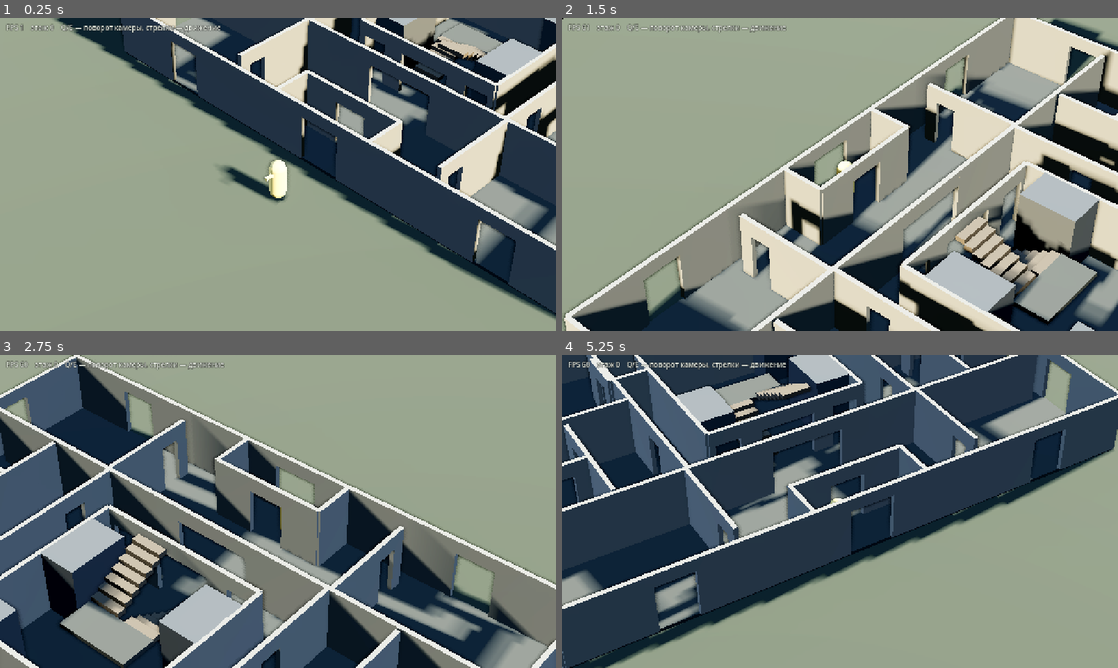
Above: before the commit, frames 1-4 (two rows, left to right).
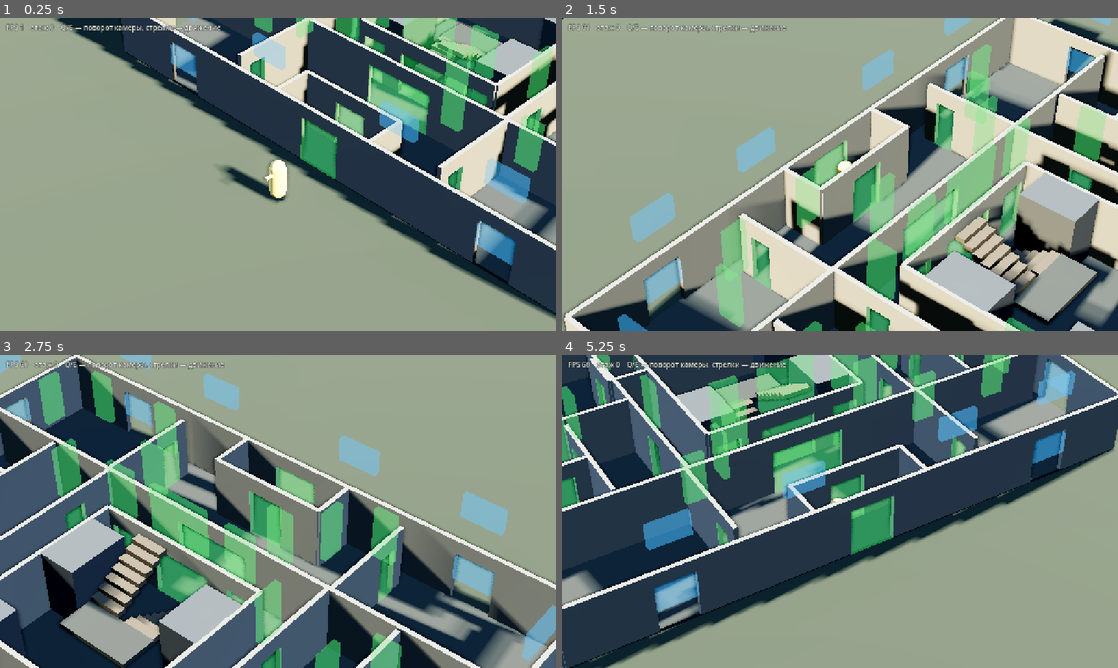
Above: after the commit, the same moments.

Repository: SashkoSoft/Godot_skilled
Game: Godot game, scene res://main.tscn
Two runs of this game, one before a commit and one after it. Both use one fixed random seed, a clock stepped at 60 frames per second and the inputs below.
Inputs:
- Up to frame 1 (0.25 s): no input
- Up to frame 2 (1.5 s): hold Right (ui_right) 0.53-1.28 s; hold Q 0.53-1.28 s; hold Down (ui_down) from 1.28 s (still down); tap E at 1.35 s
- Up to frame 3 (2.75 s): release Down (ui_down) at 2.03 s; hold Right (ui_right) from 2.03 s (still down); hold Q from 2.03 s (still down)
- Up to frame 4 (5.25 s): release Right (ui_right) at 2.78 s; release Q at 2.78 s; hold Up (ui_up) 2.78-3.53 s; tap E at 2.85, 4.35 s; hold Q 3.53-4.28 s; hold Left (ui_left) 3.53-5.03 s; hold Down (ui_down) from 5.03 s (still down); hold Q from 5.03 s (still down)

The runs differ from the first frame. In frame 1, 10% of the frame differs, in the area x 30-100%, y 0-80%; in frame 2, 15%; in frame 3, 17%, in the area x 0-100%, y 0-100%; in frame 4, 14%.

Commit message:
Цветные метки проёмов: двери зелёные, окна голубые
Проём теперь описывается тройкой (смещение, ширина, тип), а не парой —
стена знает, дверь это или окно, и ставит метку соответствующего цвета.
Раньше тип нигде не хранился, отличить их можно было только по ширине.

Метки без коллизии, не участвуют в гашении стен, выключаются флагом
--no-marks. Дверь показана вертикальной плашкой во всю высоту проёма,
окно — полосой на уровне подоконника.

Co-Authored-By: Claude Opus 5 (1M context) <noreply@anthropic.com>
Claude-Session: https://claude.ai/code/session_01FPrhjLxAG2mJUWcS5VWYtY

Diff:
--- a/game/building.gd
+++ b/game/building.gd
@@ -24,6 +24,21 @@
 const DOOR_W := 1.0            ## входная дверь квартиры
 const ROOM_DOOR := 0.9
 const WIN_W := 1.7
+
+## Тип проёма — третьей компонентой в описании: помечаем их цветом,
+## чтобы планировку можно было проверять глазами, не считая координаты.
+const KIND_DOOR := 0.0
+const KIND_WINDOW := 1.0
+
+var marks_visible := true      ## показывать цветные метки проёмов
+
+
+static func _door(offset: float, width: float = ROOM_DOOR) -> Vector3:
+	return Vector3(offset, width, KIND_DOOR)
+
+
+static func _win(offset: float, width: float = WIN_W) -> Vector3:
+	return Vector3(offset, width, KIND_WINDOW)
 
 var fadeable: Array[MeshInstance3D] = []
 var by_floor: Dictionary = {}
@@ -121,100 +136,100 @@
 
 func _outer_walls(f: int, y: float, is_ground: bool = false) -> void:
 	_wall_run(f, Vector3(0, y, -HALF_D), Vector3(1, 0, 0), HALF_W * 2.0,
-			[Vector2(-9.0, WIN_W), Vector2(-4.0, WIN_W), Vector2(3.0, WIN_W), Vector2(8.5, WIN_W)])
-	var south: Array[Vector2] = [Vector2(-8.5, WIN_W), Vector2(9.0, WIN_W)]
+			[_win(-9.0), _win(-4.0), _win(3.0), _win(8.5)])
+	var south: Array[Vector3] = [_win(-8.5), _win(9.0)]
 	if is_ground:
-		south.append(Vector2(0.0, 2.0))          # входная дверь в тамбур
+		south.append(_door(0.0, 2.0))            # входная дверь в тамбур
 	else:
-		south.append(Vector2(-3.0, WIN_W))
-		south.append(Vector2(4.0, WIN_W))
+		south.append(_win(-3.0))
+		south.append(_win(4.0))
 	_wall_run(f, Vector3(0, y, HALF_D), Vector3(1, 0, 0), HALF_W * 2.0, south)
 	_wall_run(f, Vector3(-HALF_W, y, 0), Vector3(0, 0, 1), HALF_D * 2.0,
-			[Vector2(-6.5, WIN_W), Vector2(-2.5, WIN_W), Vector2(2.5, WIN_W), Vector2(6.5, WIN_W)])
+			[_win(-6.5), _win(-2.5), _win(2.5), _win(6.5)])
 	_wall_run(f, Vector3(HALF_W, y, 0), Vector3(0, 0, 1), HALF_D * 2.0,
-			[Vector2(-6.5, WIN_W), Vector2(-2.5, WIN_W), Vector2(2.5, WIN_W), Vector2(6.5, WIN_W)])
+			[_win(-6.5), _win(-2.5), _win(2.5), _win(6.5)])
 
 
 ## Стены кольцевого коридора: в них восемь входных дверей квартир.
 func _corridor_walls(f: int, y: float, is_ground: bool = false) -> void:
 	_wall_run(f, Vector3(0, y, -CORR_Z), Vector3(1, 0, 0), CORR_X * 2.0,
-			[Vector2(-2.9, DOOR_W), Vector2(3.3, DOOR_W)], true)
+			[_door(-2.9, DOOR_W), _door(3.3, DOOR_W)], true)
 	if is_ground:
 		# на первом этаже южная сторона коридора открыта в вестибюль
 		_wall_run(f, Vector3(0, y, CORR_Z), Vector3(1, 0, 0), CORR_X * 2.0,
-				[Vector2(0.0, 3.4)], true)
+				[_door(0.0, 3.4)], true)
 	else:
 		_wall_run(f, Vector3(0, y, CORR_Z), Vector3(1, 0, 0), CORR_X * 2.0,
-				[Vector2(2.9, DOOR_W), Vector2(-3.3, DOOR_W)], true)
+				[_door(2.9, DOOR_W), _door(-3.3, DOOR_W)], true)
 	_wall_run(f, Vector3(-CORR_X, y, 0), Vector3(0, 0, 1), CORR_Z * 2.0,
-			[Vector2(-3.3, DOOR_W), Vector2(2.1, DOOR_W)], true)
+			[_door(-3.3, DOOR_W), _door(2.1, DOOR_W)], true)
 	_wall_run(f, Vector3(CORR_X, y, 0), Vector3(0, 0, 1), CORR_Z * 2.0,
-			[Vector2(-2.1, DOOR_W), Vector2(3.3, DOOR_W)], true)
+			[_door(-2.1, DOOR_W), _door(3.3, DOOR_W)], true)
 
 
 ## Стены ядра. По чертежу серии лестница стоит между двумя лифтами,
 ## поэтому с южной стороны три проёма: к лестнице по центру и к обеим шахтам.
 func _core_walls(f: int, y: float) -> void:
-	_wall_run(f, Vector3(0, y, -CORE_Z), Vector3(1, 0, 0), CORE_X * 2.0, [] as Array[Vector2], true)
-	_wall_run(f, Vector3(-CORE_X, y, 0), Vector3(0, 0, 1), CORE_Z * 2.0, [] as Array[Vector2], true)
-	_wall_run(f, Vector3(CORE_X, y, 0), Vector3(0, 0, 1), CORE_Z * 2.0, [] as Array[Vector2], true)
+	_wall_run(f, Vector3(0, y, -CORE_Z), Vector3(1, 0, 0), CORE_X * 2.0, [] as Array[Vector3], true)
+	_wall_run(f, Vector3(-CORE_X, y, 0), Vector3(0, 0, 1), CORE_Z * 2.0, [] as Array[Vector3], true)
+	_wall_run(f, Vector3(CORE_X, y, 0), Vector3(0, 0, 1), CORE_Z * 2.0, [] as Array[Vector3], true)
 	_wall_run(f, Vector3(0, y, CORE_Z), Vector3(1, 0, 0), CORE_X * 2.0,
-			[Vector2(-2.9, 1.2), Vector2(0.0, 2.6), Vector2(2.9, 1.2)], true)
+			[_door(-2.9, 1.2), _door(0.0, 2.6), _door(2.9, 1.2)], true)
 
 
 ## Внутренние перегородки квартир.
 func _flats(f: int, y: float, is_ground: bool) -> void:
 	# --- северная пара: 3К слева, 2К справа ---
-	_wall_run(f, Vector3(1.5, y, -7.85), Vector3(0, 0, 1), 5.3, [] as Array[Vector2], true)
-	_wall_run(f, Vector3(-9.6, y, -7.6), Vector3(0, 0, 1), 5.6, [Vector2(1.4, ROOM_DOOR)], true)
+	_wall_run(f, Vector3(1.5, y, -7.85), Vector3(0, 0, 1), 5.3, [] as Array[Vector3], true)
+	_wall_run(f, Vector3(-9.6, y, -7.6), Vector3(0, 0, 1), 5.6, [_door(1.4)], true)
 	_wall_run(f, Vector3(-6.4, y, -7.6), Vector3(1, 0, 0), 6.2,
-			[Vector2(-1.6, ROOM_DOOR), Vector2(2.0, ROOM_DOOR)], true)
-	_wall_run(f, Vector3(-3.3, y, -6.9), Vector3(0, 0, 1), 2.4, [] as Array[Vector2], true)
-	_wall_run(f, Vector3(4.6, y, -7.9), Vector3(0, 0, 1), 5.0, [Vector2(1.2, ROOM_DOOR)], true)
-	_wall_run(f, Vector3(8.2, y, -7.7), Vector3(1, 0, 0), 7.2, [Vector2(-2.0, ROOM_DOOR)], true)
+			[_door(-1.6), _door(2.0)], true)
+	_wall_run(f, Vector3(-3.3, y, -6.9), Vector3(0, 0, 1), 2.4, [] as Array[Vector3], true)
+	_wall_run(f, Vector3(4.6, y, -7.9), Vector3(0, 0, 1), 5.0, [_door(1.2)], true)
+	_wall_run(f, Vector3(8.2, y, -7.7), Vector3(1, 0, 0), 7.2, [_door(-2.0)], true)
 
 	# --- южная пара: на первом этаже её нет, там вестибюль ---
 	if not is_ground:
-		_wall_run(f, Vector3(-1.5, y, 7.85), Vector3(0, 0, 1), 5.3, [] as Array[Vector2], true)
-		_wall_run(f, Vector3(9.6, y, 7.6), Vector3(0, 0, 1), 5.6, [Vector2(-1.4, ROOM_DOOR)], true)
+		_wall_run(f, Vector3(-1.5, y, 7.85), Vector3(0, 0, 1), 5.3, [] as Array[Vector3], true)
+		_wall_run(f, Vector3(9.6, y, 7.6), Vector3(0, 0, 1), 5.6, [_door(-1.4)], true)
 		_wall_run(f, Vector3(6.4, y, 7.6), Vector3(1, 0, 0), 6.2,
-				[Vector2(1.6, ROOM_DOOR), Vector2(-2.0, ROOM_DOOR)], true)
-		_wall_run(f, Vector3(3.3, y, 6.9), Vector3(0, 0, 1), 2.4, [] as Array[Vector2], true)
-		_wall_run(f, Vector3(-4.6, y, 7.9), Vector3(0, 0, 1), 5.0, [Vector2(-1.2, ROOM_DOOR)], true)
-		_wall_run(f, Vector3(-8.2, y, 7.7), Vector3(1, 0, 0), 7.2, [Vector2(2.0, ROOM_DOOR)], true)
+				[_door(1.6), _door(-2.0)], true)
+		_wall_run(f, Vector3(3.3, y, 6.9), Vector3(0, 0, 1), 2.4, [] as Array[Vector3], true)
+		_wall_run(f, Vector3(-4.6, y, 7.9), Vector3(0, 0, 1), 5.0, [_door(-1.2)], true)
+		_wall_run(f, Vector3(-8.2, y, 7.7), Vector3(1, 0, 0), 7.2, [_door(2.0)], true)
 
 	# --- западная пара: 1К севернее, 2К южнее ---
-	_wall_run(f, Vector3(-9.2, y, -0.5), Vector3(1, 0, 0), 7.6, [] as Array[Vector2], true)
-	_wall_run(f, Vector3(-8.6, y, -3.0), Vector3(0, 0, 1), 4.4, [Vector2(1.2, ROOM_DOOR)], true)
-	_wall_run(f, Vector3(-8.6, y, 2.6), Vector3(0, 0, 1), 5.2, [Vector2(-1.4, ROOM_DOOR)], true)
-	_wall_run(f, Vector3(-10.8, y, 2.6), Vector3(1, 0, 0), 4.4, [Vector2(1.0, ROOM_DOOR)], true)
+	_wall_run(f, Vector3(-9.2, y, -0.5), Vector3(1, 0, 0), 7.6, [] as Array[Vector3], true)
+	_wall_run(f, Vector3(-8.6, y, -3.0), Vector3(0, 0, 1), 4.4, [_door(1.2)], true)
+	_wall_run(f, Vector3(-8.6, y, 2.6), Vector3(0, 0, 1), 5.2, [_door(-1.4)], true)
+	_wall_run(f, Vector3(-10.8, y, 2.6), Vector3(1, 0, 0), 4.4, [_door(1.0)], true)
 
 	# --- восточная пара: зеркально ---
-	_wall_run(f, Vector3(9.2, y, -0.5), Vector3(1, 0, 0), 7.6, [] as Array[Vector2], true)
-	_wall_run(f, Vector3(8.6, y, -3.0), Vector3(0, 0, 1), 4.4, [Vector2(1.2, ROOM_DOOR)], true)
-	_wall_run(f, Vector3(8.6, y, 2.6), Vector3(0, 0, 1), 5.2, [Vector2(-1.4, ROOM_DOOR)], true)
-	_wall_run(f, Vector3(10.8, y, 2.6), Vector3(1, 0, 0), 4.4, [Vector2(-1.0, ROOM_DOOR)], true)
+	_wall_run(f, Vector3(9.2, y, -0.5), Vector3(1, 0, 0), 7.6, [] as Array[Vector3], true)
+	_wall_run(f, Vector3(8.6, y, -3.0), Vector3(0, 0, 1), 4.4, [_door(1.2)], true)
+	_wall_run(f, Vector3(8.6, y, 2.6), Vector3(0, 0, 1), 5.2, [_door(-1.4)], true)
+	_wall_run(f, Vector3(10.8, y, 2.6), Vector3(1, 0, 0), 4.4, [_door(-1.0)], true)
 
 
 ## Входная группа первого этажа: тамбур, вестибюль с почтовыми ящиками,
 ## колясочная и мусорокамера под стволом мусоропровода.
 func _ground_entrance(f: int, y: float) -> void:
 	# тамбур: вторая дверь отделяет улицу от вестибюля
-	_wall_run(f, Vector3(0, y, 8.6), Vector3(1, 0, 0), 5.2, [Vector2(0.0, 1.6)], true)
-	_wall_run(f, Vector3(-2.6, y, 9.5), Vector3(0, 0, 1), 1.9, [] as Array[Vector2], true)
-	_wall_run(f, Vector3(2.6, y, 9.5), Vector3(0, 0, 1), 1.9, [] as Array[Vector2], true)
+	_wall_run(f, Vector3(0, y, 8.6), Vector3(1, 0, 0), 5.2, [_door(0.0, 1.6)], true)
+	_wall_run(f, Vector3(-2.6, y, 9.5), Vector3(0, 0, 1), 1.9, [] as Array[Vector3], true)
+	_wall_run(f, Vector3(2.6, y, 9.5), Vector3(0, 0, 1), 1.9, [] as Array[Vector3], true)
 
 	# колясочная слева от вестибюля
-	_wall_run(f, Vector3(-5.6, y, 7.6), Vector3(0, 0, 1), 4.4, [Vector2(1.2, ROOM_DOOR)], true)
-	_wall_run(f, Vector3(-9.0, y, 5.4), Vector3(1, 0, 0), 6.8, [] as Array[Vector2], true)
+	_wall_run(f, Vector3(-5.6, y, 7.6), Vector3(0, 0, 1), 4.4, [_door(1.2)], true)
+	_wall_run(f, Vector3(-9.0, y, 5.4), Vector3(1, 0, 0), 6.8, [] as Array[Vector3], true)
 
 	# помещение уборщицы справа
-	_wall_run(f, Vector3(5.6, y, 7.6), Vector3(0, 0, 1), 4.4, [Vector2(1.2, ROOM_DOOR)], true)
-	_wall_run(f, Vector3(9.0, y, 5.4), Vector3(1, 0, 0), 6.8, [] as Array[Vector2], true)
+	_wall_run(f, Vector3(5.6, y, 7.6), Vector3(0, 0, 1), 4.4, [_door(1.2)], true)
+	_wall_run(f, Vector3(9.0, y, 5.4), Vector3(1, 0, 0), 6.8, [] as Array[Vector3], true)
 
 	# мусорокамера под стволом: вход из коридора, отдельный выход на улицу
-	_wall_run(f, Vector3(-4.7, y, -2.3), Vector3(1, 0, 0), 2.0, [] as Array[Vector2], true)
-	_wall_run(f, Vector3(-5.7, y, -3.4), Vector3(0, 0, 1), 2.2, [Vector2(0.0, DOOR_W)], true)
+	_wall_run(f, Vector3(-4.7, y, -2.3), Vector3(1, 0, 0), 2.0, [] as Array[Vector3], true)
+	_wall_run(f, Vector3(-5.7, y, -3.4), Vector3(0, 0, 1), 2.2, [_door(0.0, DOOR_W)], true)
 
 
 ## Шахты лифтов по краям ядра, между ними лестница. Мусоропровод у северной
@@ -331,13 +346,13 @@
 
 ## Стена вдоль dir длиной length с проёмами: (смещение от центра, ширина).
 func _wall_run(f: int, center: Vector3, dir: Vector3, length: float,
-		holes: Array[Vector2], interior: bool = false) -> void:
+		holes: Array[Vector3], interior: bool = false) -> void:
 	var segments: Array[Vector2] = []
-	var cuts: Array[Vector2] = holes.duplicate()
+	var cuts: Array[Vector3] = holes.duplicate()
 	cuts.sort_custom(func(a, b): return a.x < b.x)
 
 	var cursor := -length * 0.5
-	for h: Vector2 in cuts:
+	for h: Vector3 in cuts:
 		var hole_start: float = h.x - h.y * 0.5
 		if hole_start > cursor:
 			segments.append(Vector2(cursor, hole_start))
@@ -361,7 +376,7 @@
 		var mi := _spawn(mesh, pos, _mat_wall, f)
 		mi.name = "Wall_%d" % f
 
-	for h: Vector2 in cuts:
+	for h: Vector3 in cuts:
 		var above := 0.7 if interior else 0.6
 		var mesh := BoxMesh.new()
 		if dir.z > 0.5:
@@ -372,6 +387,41 @@
 		pos.y = center.y + h_wall - above * 0.5
 		var mi := _spawn(mesh, pos, _mat_wall, f)
 		mi.name = "Lintel_%d" % f
+		_mark(f, center + dir * h.x, dir, h.y, h.z, center.y)
+
+
+## Цветная метка проёма: зелёная — дверь, голубая — окно.
+## Метки не имеют коллизии и нужны только для проверки планировки глазами.
+func _mark(f: int, pos: Vector3, dir: Vector3, width: float, kind: float, base_y: float) -> void:
+	if not marks_visible:
+		return
+	var is_win := kind >= 0.5
+	var h := 1.0 if is_win else 2.1        # окно: полоса на уровне подоконника
+	var y := base_y + (1.5 if is_win else h * 0.5)
+
+	var mesh := BoxMesh.new()
+	var t := 0.06
+	if dir.z > 0.5:
+		mesh.size = Vector3(WALL_THICK + t, h, width)
+	else:
+		mesh.size = Vector3(width, h, WALL_THICK + t)
+
+	var mat := StandardMaterial3D.new()
+	mat.albedo_color = Color(0.35, 0.85, 0.45, 0.45) if not is_win else Color(0.35, 0.70, 0.95, 0.45)
+	mat.transparency = BaseMaterial3D.TRANSPARENCY_ALPHA
+	mat.emission_enabled = true
+	mat.emission = Color(0.25, 0.85, 0.40) if not is_win else Color(0.30, 0.65, 0.95)
+	mat.emission_energy_multiplier = 0.9
+	mat.shading_mode = BaseMaterial3D.SHADING_MODE_UNSHADED
+
+	var mi := MeshInstance3D.new()
+	mi.mesh = mesh
+	mi.material_override = mat
+	mi.position = Vector3(pos.x, y, pos.z)
+	mi.name = ("WinMark_%d" % f) if is_win else ("DoorMark_%d" % f)
+	add_child(mi)
+	mi.set_meta("floor", f)
+	mi.set_meta("is_mark", true)
 
 
 func _box(f: int, pos: Vector3, size: Vector3, mat: ShaderMaterial, name_: String) -> void:
--- a/game/main.gd
+++ b/game/main.gd
@@ -23,6 +23,7 @@
 var _start_floor: int = 0
 var _floors: int = 2
 var _cam_dist: float = 0.0
+var _marks := true
 var _spawn := Vector2(0.0, 13.0)
 var _walk_test := false
 var _walk_route := "stairs"
@@ -159,6 +160,7 @@
 
 	building = Building.new()
 	building.name = "Building"
+	building.marks_visible = _marks
 	add_child(building)
 	building.build(_floors)
 
@@ -260,6 +262,8 @@
 			var parts := a.substr(8).split(",")
 			if parts.size() == 2:
 				_spawn = Vector2(float(parts[0]), float(parts[1]))
+		elif a == "--no-marks":
+			_marks = false
 		elif a.begins_with("--cam-dist="):
 			_cam_dist = float(a.substr(11))
 		elif a.begins_with("--floors="):
--- a/game/occlusion.gd
+++ b/game/occlusion.gd
@@ -39,6 +39,8 @@
 
 	for mi in building.fadeable:
 		if not is_instance_valid(mi):
+			continue
+		if mi.get_meta("is_mark", false):
 			continue
 		var mf: int = mi.get_meta("floor", 0)
 		var is_ceiling: bool = mi.get_meta("is_ceiling", false)
